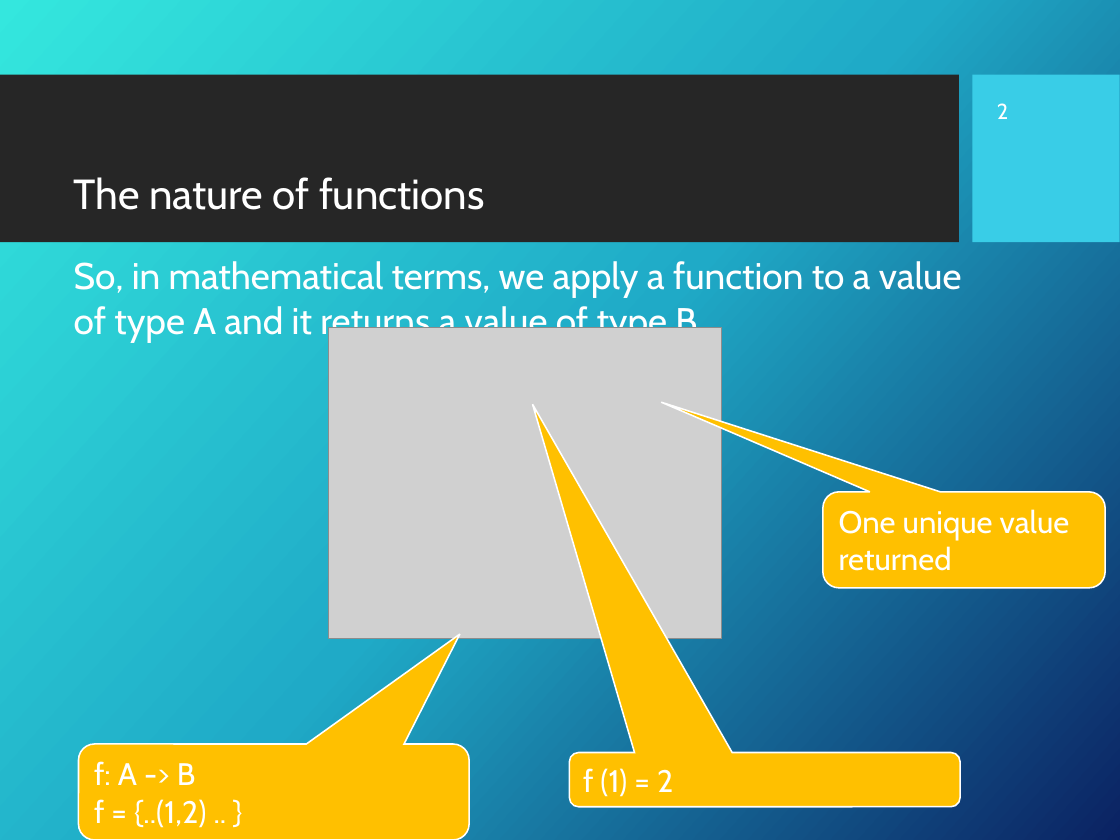
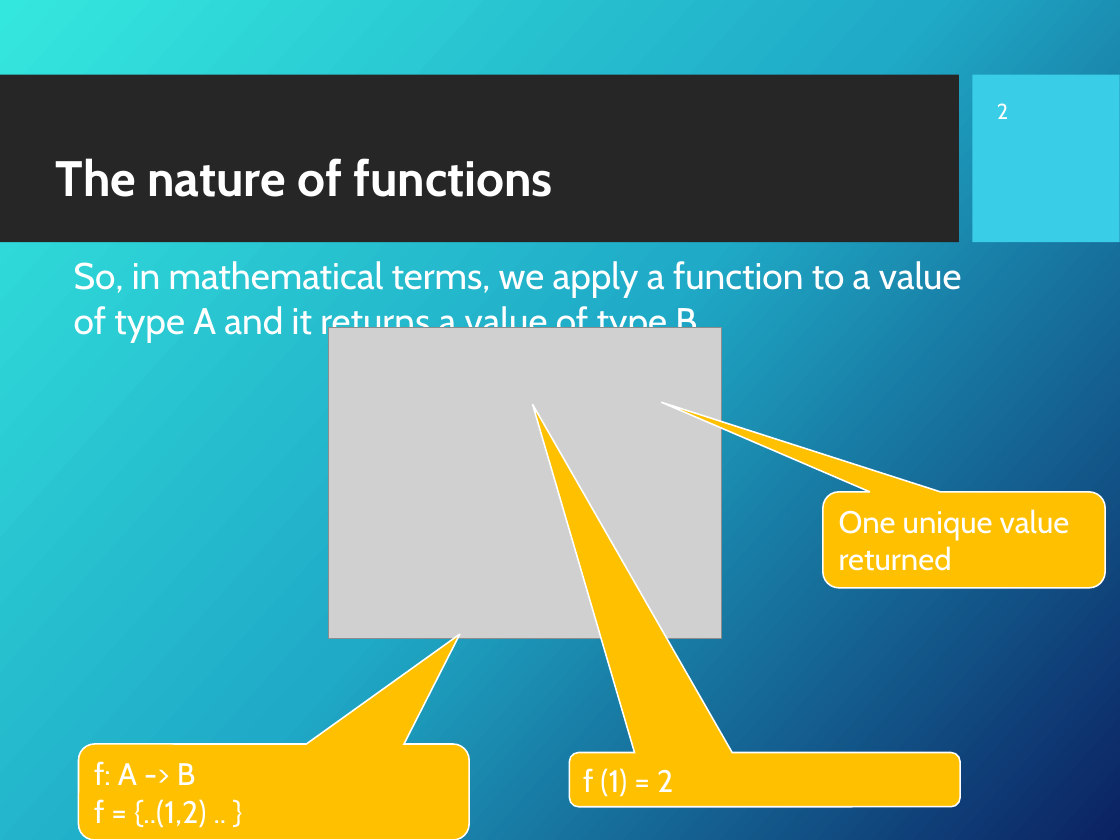
Before and after one commit to Fun-Prog-26/fun-prog-26, a slide deck: slide 3 of topic04-functions-and-lambda-calculus/unit-04a-lectures/talk-1/a-functions.pptx. Drawn at 1120x840 pixels with LibreOffice and Linux fonts; fonts in the diff are those of the drawing; grey boxes stand for pictures; background and template pictures are left out. Boxes give left, top, right and bottom in pixels: in the first picture for what was removed or moved away, otherwise in the second. Text is boxed around its words. In the diff, an @@ line names an element or a change of style, - is before the commit and + after.

```diff
--- a/topic04-functions-and-lambda-calculus/unit-04a-lectures/talk-1/a-functions.pptx
+++ b/topic04-functions-and-lambda-calculus/unit-04a-lectures/talk-1/a-functions.pptx
@@ title "The nature of functions": place and size @@
-title "The nature of functions" at (74, 177, 485, 210)
+title "The nature of functions" at (56, 158, 553, 197)
@@ title "The nature of functions" at (56, 158, 553, 197): size 27 to 32 pt, bold on @@
```
Also in this commit, not shown: 28 other slides changed, 7 other files.
